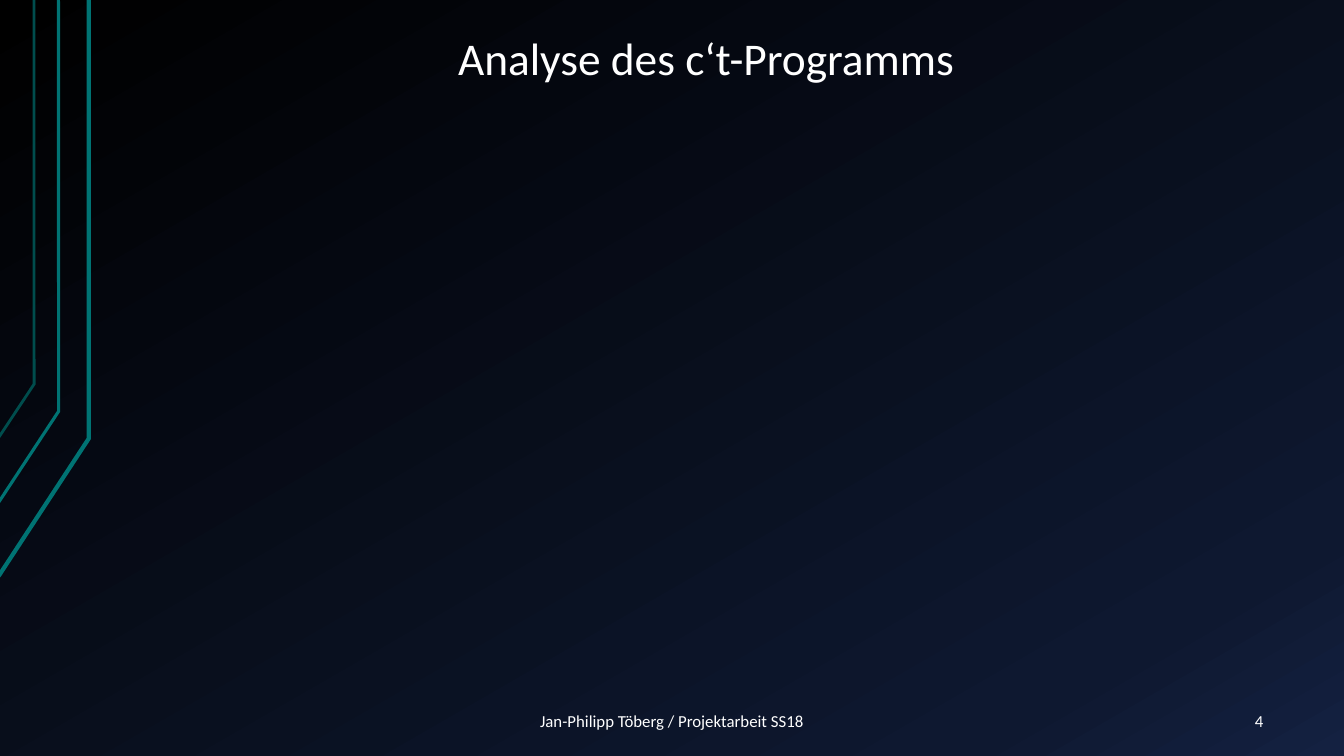
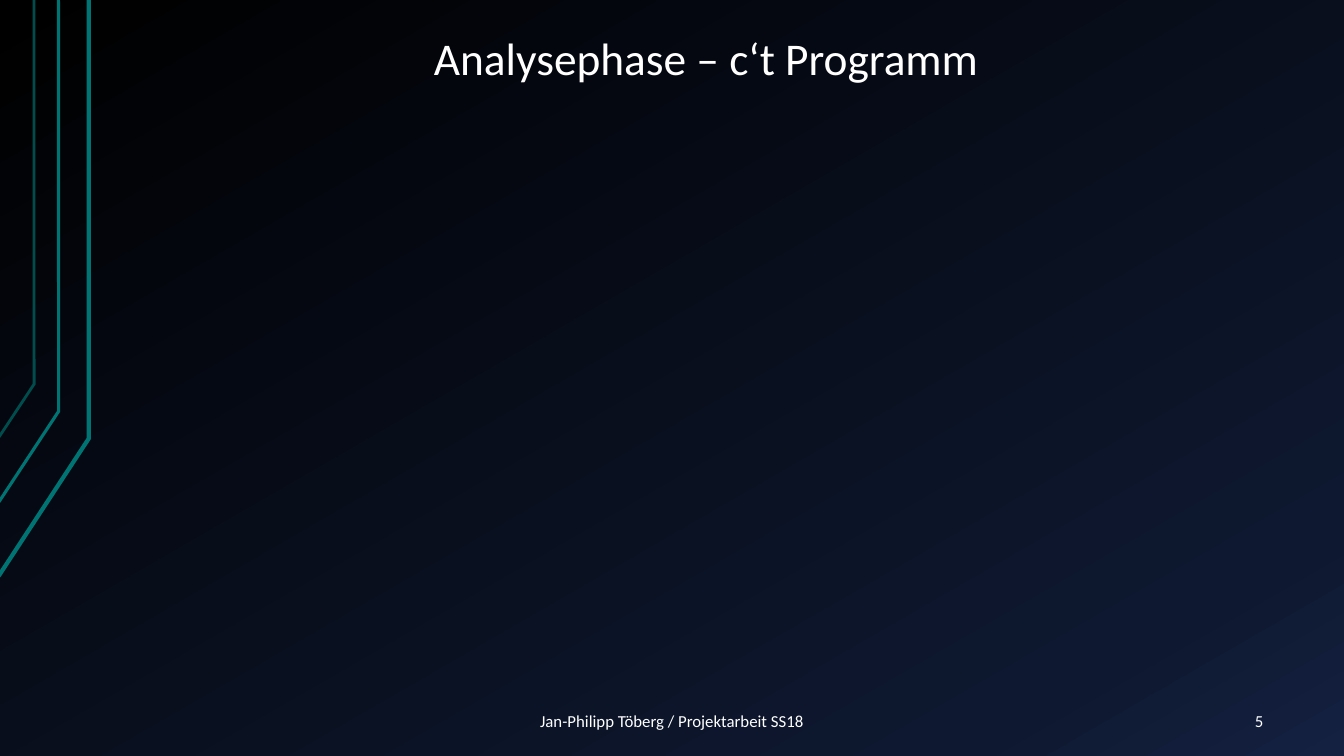
Before and after one commit to Janfiderheld/Drahtloses-Tuerschild-PA, a slide deck: slide 5 of Dokumentation/Kolloquium Janfi.pptx (slide 4 before the commit). Drawn at 1344x756 pixels with LibreOffice and Linux fonts; fonts in the diff are those of the drawing. Boxes give left, top, right and bottom in pixels: in the first picture for what was removed or moved away, otherwise in the second. Text is boxed around its words. In the diff, an @@ line names an element or a change of style, - is before the commit and + after.

```diff
--- a/Dokumentation/Kolloquium Janfi.pptx
+++ b/Dokumentation/Kolloquium Janfi.pptx
@@ title at [434,42,978,83]: text changed @@
-Analyse des c‘t-Programms
+Analysephase – c‘t Programm
@@ page number at [1255,716,1263,727]: text changed @@
-4
+5
```
Also in this commit, not shown: 4 other slides changed, 7 slides added.
